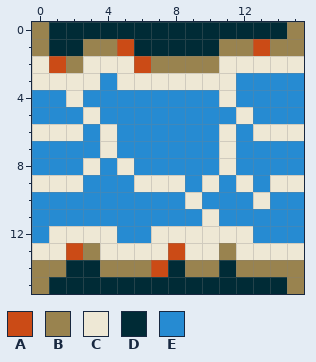
One commit to this pixel-art file: ProjectMicro/Assets/Art/Tiles/Water_EW.aseprite. Above, as it was before the edit.
16x16 pixels, 1 frame.
Palette (. is transparent): A #cb4b16  B #99834f  C #eee8d5  D #002b36  E #268bd2
Pixels before, first column x 0:
 0 BDDDDDDDDDDDDDDB
 1 BDDBBADDDDDBBABB
 2 CABCCCABBBBCCCCC
 3 CCCCECCCCCCCEEEE
 4 EECEEEEEEEECEEEE
 5 EEECEEEEEEEECEEE
 6 CCCECEEEEEECECCC
 7 EEEECEEEEEECEEEE
 8 EEECECEEEEECEEEE
 9 CCCEEECCCECECECC
10 EEEEEEEEECEEECEE
11 EEEEEEEEEECEEEEE
12 ECCCCEECCCCCCEEE
13 CCABCCCCACCBCCCC
14 BBDDBBBADBBDBBBB
15 BDDDDDDDDDDDDDDB
And afterwards:
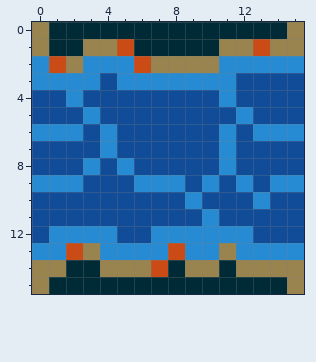
Edits made:
Colour C changes from #eee8d5 to #268bd2.
Colour E changes from #268bd2 to #114c99.
Where, in picture pixels (left, top, right, bottom), the same in both pictures:
changed: (32, 56, 304, 260)
